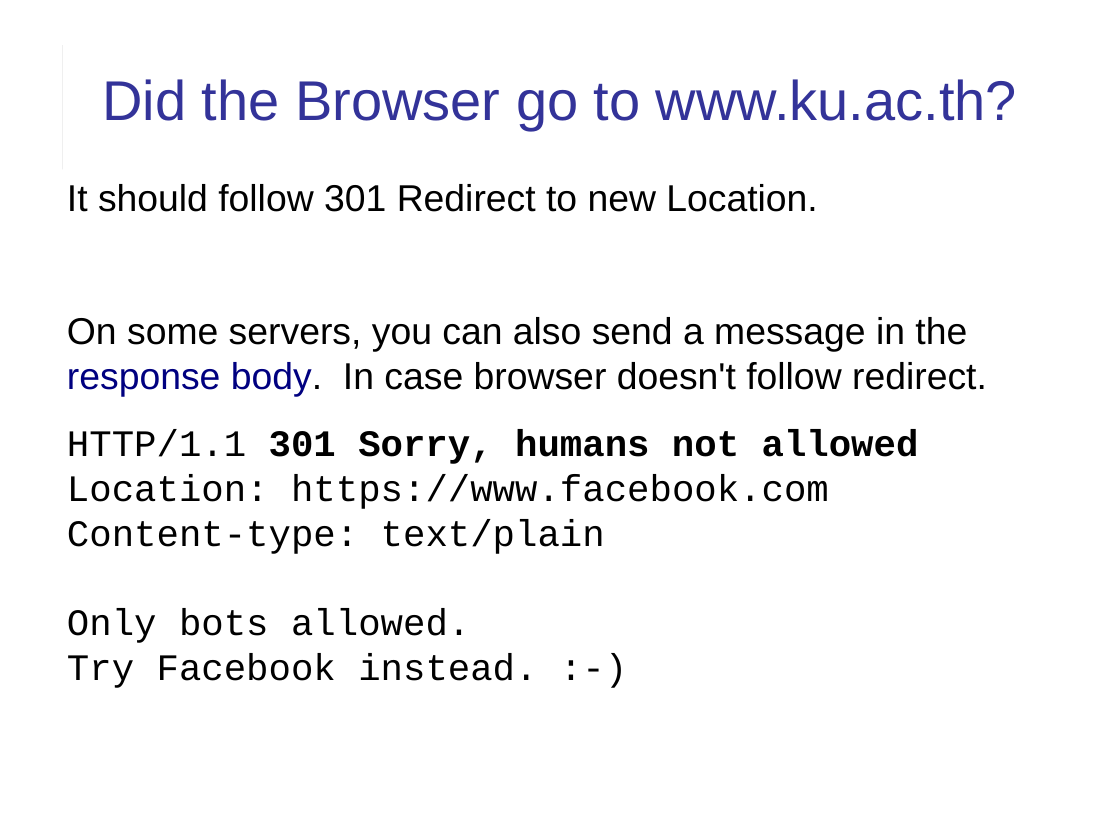
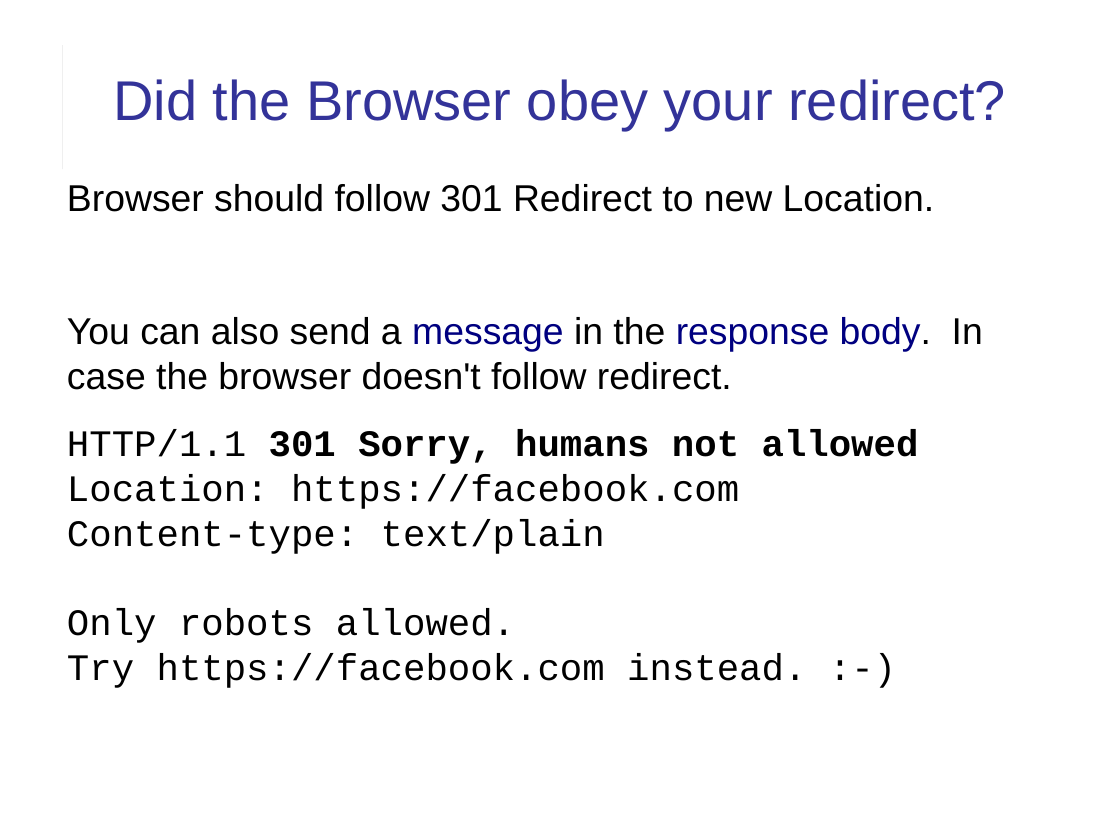
Before and after one commit to cpske/ISP, a slide deck: slide 15 of web/HTTP-in-Action.ppt (slide 12 before the commit). Drawn at 1120x840 pixels with LibreOffice and Linux fonts; fonts in the diff are those of the drawing. Boxes give left, top, right and bottom in pixels: in the first picture for what was removed or moved away, otherwise in the second. Text is boxed around its words. In the diff, an @@ line names an element or a change of style, - is before the commit and + after.

```diff
--- a/web/HTTP-in-Action.ppt
+++ b/web/HTTP-in-Action.ppt
@@ title at box(113, 79, 1006, 130): text changed @@
-Did the Browser go to www.ku.ac.th?
+Did the Browser obey your redirect?
@@ text at box(67, 184, 983, 390): text changed @@
-It should follow 301 Redirect to new Location.
-On some servers, you can also send a message in the response body. In case browser doesn't follow redirect.
+Browser should follow 301 Redirect to new Location.
+You can also send a message in the response body. In case the browser doesn't follow redirect.
@@ text at box(67, 475, 739, 509): text changed @@
-Location: https://www.facebook.com
+Location: https://facebook.com
@@ text at box(67, 609, 806, 688): text changed @@
-Only bots allowed.
-Try Facebook instead. :-)
+Only robots allowed.
+Try https://facebook.com instead. :-)
```
Also in this commit, not shown: 12 other slides changed, 7 slides added, 2 slides removed, 4 other files.
